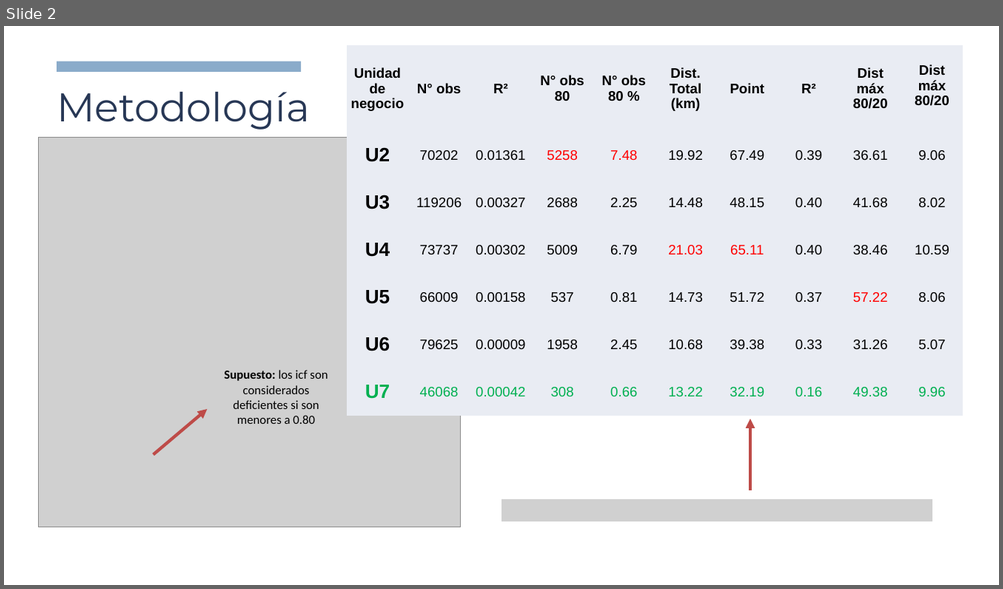
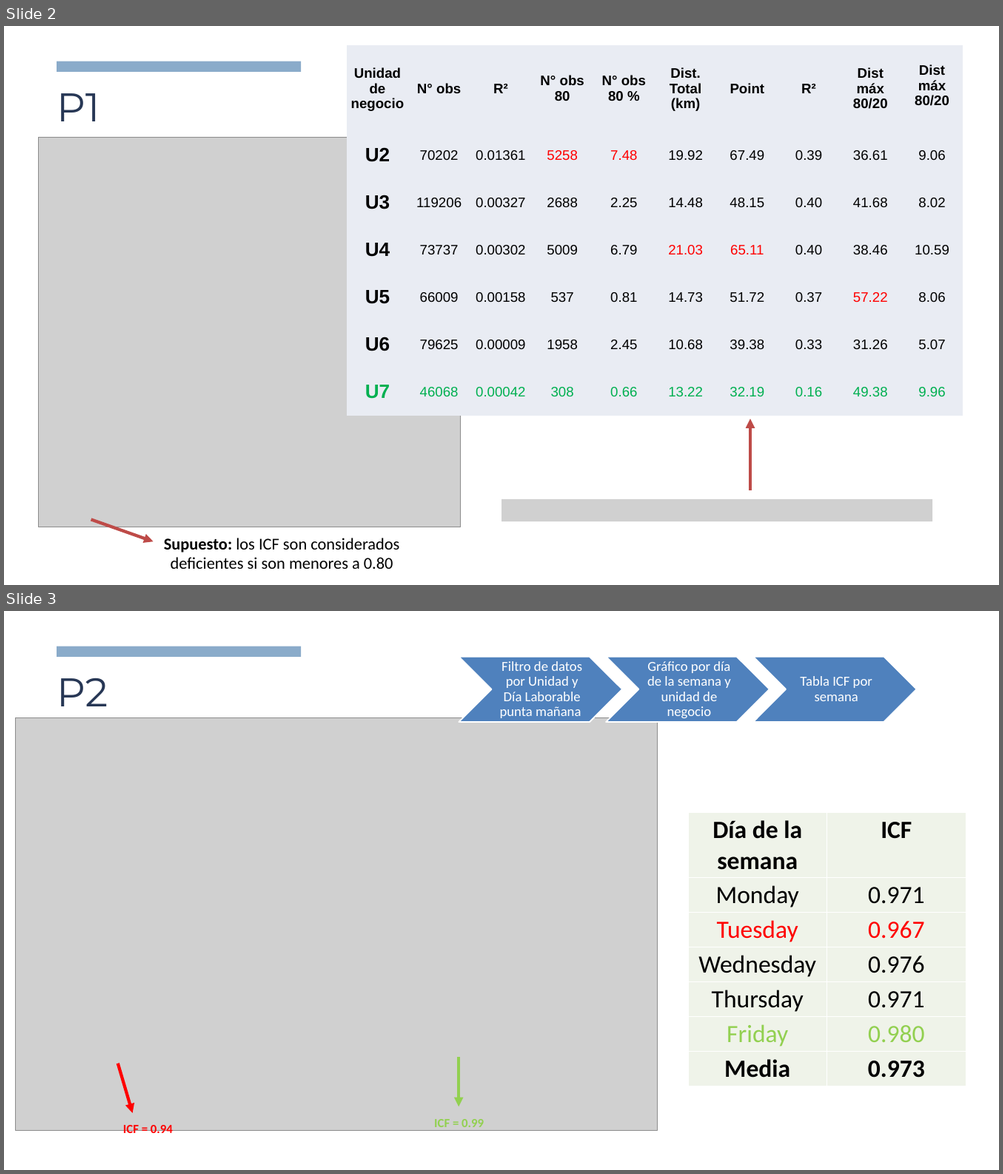
Before and after one commit to dtellogaete/bus_, a slide deck: Bus.pptx. Shown one above the other, each under a label of ours: slide 2 before the commit, slides 2 and 3 after it. The pictures are 1003x589 and 1003x1174 pixels, drawn with LibreOffice and Linux fonts; fonts in the diff are those of the drawing; grey boxes stand for pictures. Boxes give left, top, right and bottom in pixels: in the first picture for what was removed or moved away, otherwise in the second. Text is boxed around its words. In the diff, an @@ line names an element or a change of style, - is before the commit and + after.

```diff
--- a/Bus.pptx
+++ b/Bus.pptx
@@ slide 3 added at (4, 611, 999, 1170), background #FFFFFF @@
@@ rectangle added at (57, 647, 301, 657), fill #8AABCA @@
@@ group added at (458, 657, 916, 722): 3 chevrons, 3 texts @@
+Filtro de datos por Unidad y Día Laborable punta mañana
+Gráfico por día de la semana y unidad de negocio
+Tabla ICF por semana
@@ text added at (57, 678, 108, 706), 58 pt, text #273755 @@
+P2
@@ picture added at (15, 718, 657, 1130) @@
@@ table added at (688, 813, 965, 1086), 7 rows, 2 columns @@
+Día de la semana | ICF
+Monday | 0.971
+Tuesday | 0.967
+Wednesday | 0.976
+Thursday | 0.971
+Friday | 0.980
+Media | 0.973
@@ arrow added from (118, 1064) to (132, 1113), #FF0000 4.5 pt @@
@@ arrow added from (458, 1057) to (458, 1108), #92D050 4.5 pt @@
@@ text added at (434, 1119, 484, 1131), 18 pt, text #92D050, bold @@
+ICF = 0.99
@@ text added at (123, 1123, 173, 1136), 18 pt, text #FF0000, bold @@
+ICF = 0.94
@@ slide 2 changed as well @@
@@ text at (57, 93, 99, 121): text changed @@
-Metodología
+P1
@@ arrow moved from (153, 454) - (207, 409) to (91, 520) - (153, 543) @@
@@ text at (164, 538, 399, 569): text changed; size 18 to 24 pt @@
-Supuesto: los icf son considerados deficientes si son menores a 0.80
+Supuesto: los ICF son considerados deficientes si son menores a 0.80
```
Also in this commit, not shown: 1 other slide changed, 3 other slides added, 10 other files.
